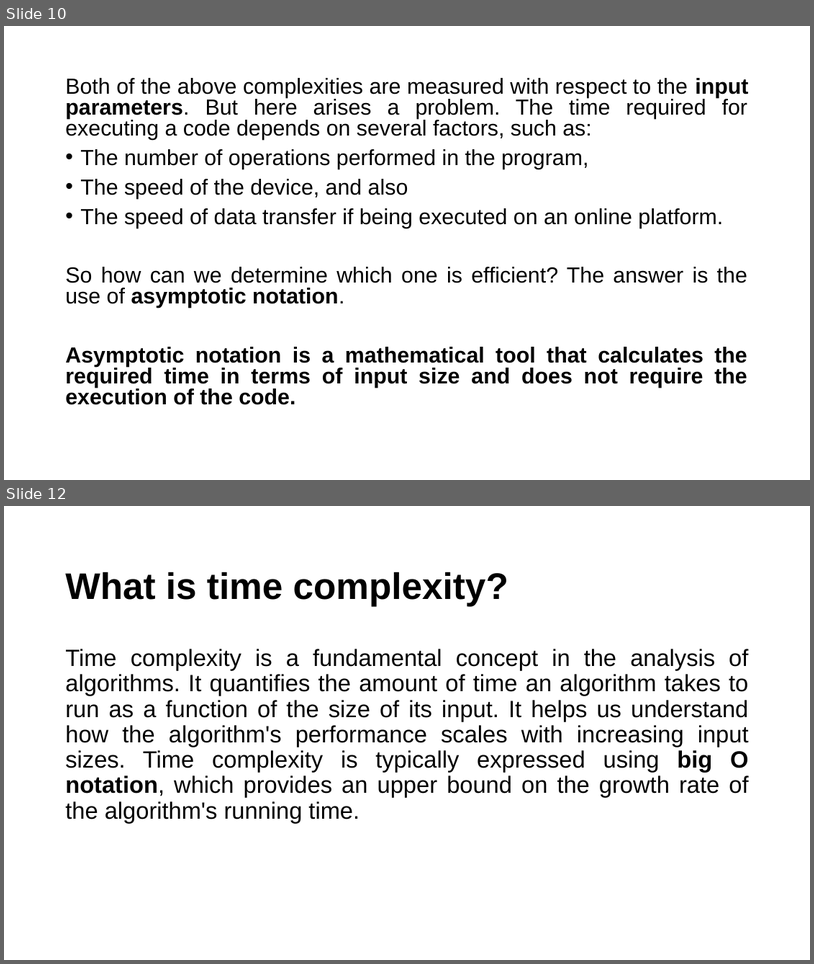
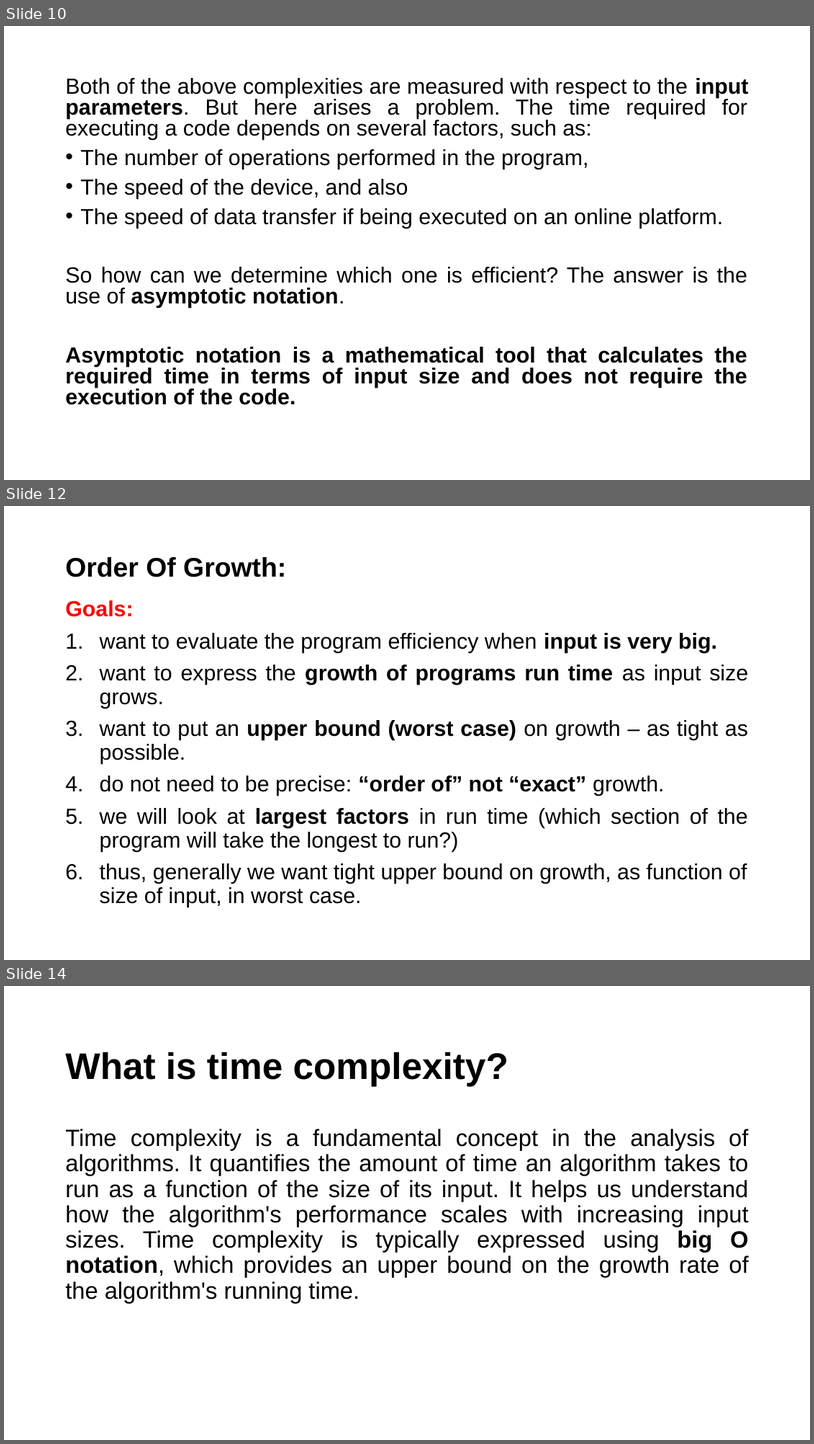
Before and after one commit to alaminbhuyan/DSA-In-Python, a slide deck: Design & Analysis Of Algorithm PDF/DAA.pptx. Shown one above the other, each under a label of ours: slides 10 and 12 before the commit, slides 10, 12 and 14 after it; the slides between them are not shown. The pictures are 814x964 and 814x1444 pixels, drawn with LibreOffice and Linux fonts; fonts in the diff are those of the drawing. Boxes give left, top, right and bottom in pixels: in the first picture for what was removed or moved away, otherwise in the second. Text is boxed around its words. In the diff, an @@ line names an element or a change of style, - is before the commit and + after.

Commit message:
add some text on DAA.pptx

```diff
--- a/Design & Analysis Of Algorithm PDF/DAA.pptx
+++ b/Design & Analysis Of Algorithm PDF/DAA.pptx
@@ slide 12 added at <box>4,506,810,960</box>, background #FFFFFF @@
@@ title added at <box>65,557,286,577</box>, 32 pt, text #000000, bold @@
+Order Of Growth:
@@ text added at <box>65,600,748,907</box>, 26 pt, text #000000 @@
+Goals:
+1. want to evaluate the program efficiency when input is very big.
+2. want to express the growth of programs run time as input size grows.
+3. want to put an upper bound (worst case) on growth – as tight as possible.
+4. do not need to be precise: “order of” not “exact” growth.
+5. we will look at largest factors in run time (which section of the program will take the longest to run?)
+6. thus, generally we want tight upper bound on growth, as function of size of input, in worst case.
@@ what was slide 12 is now slide 14 @@
```
Also in this commit, not shown: 3 slides changed, 1 other slide added.
